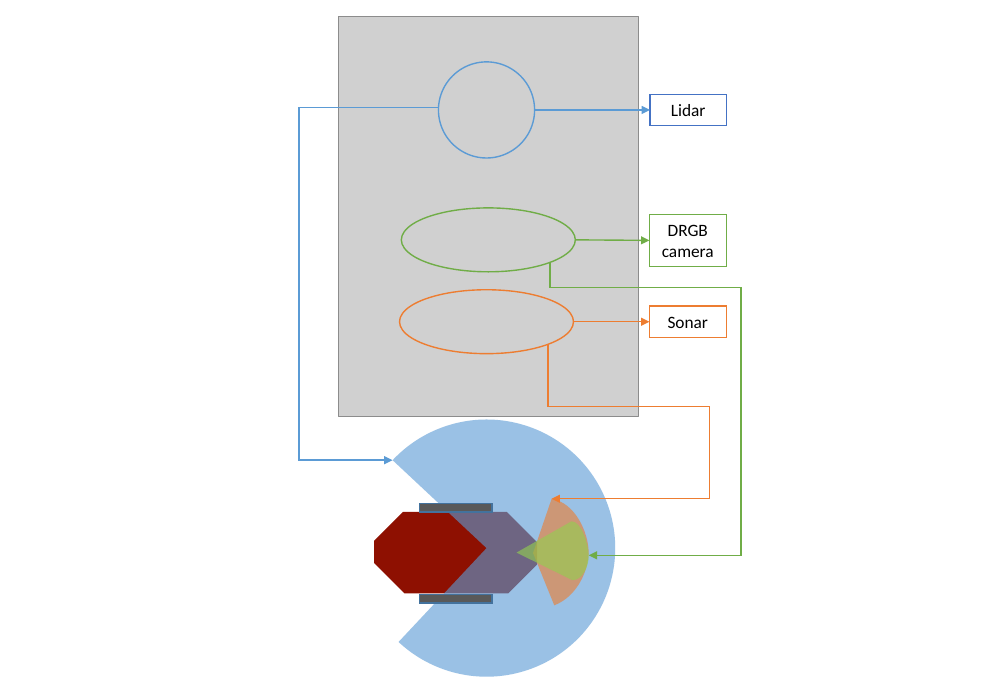
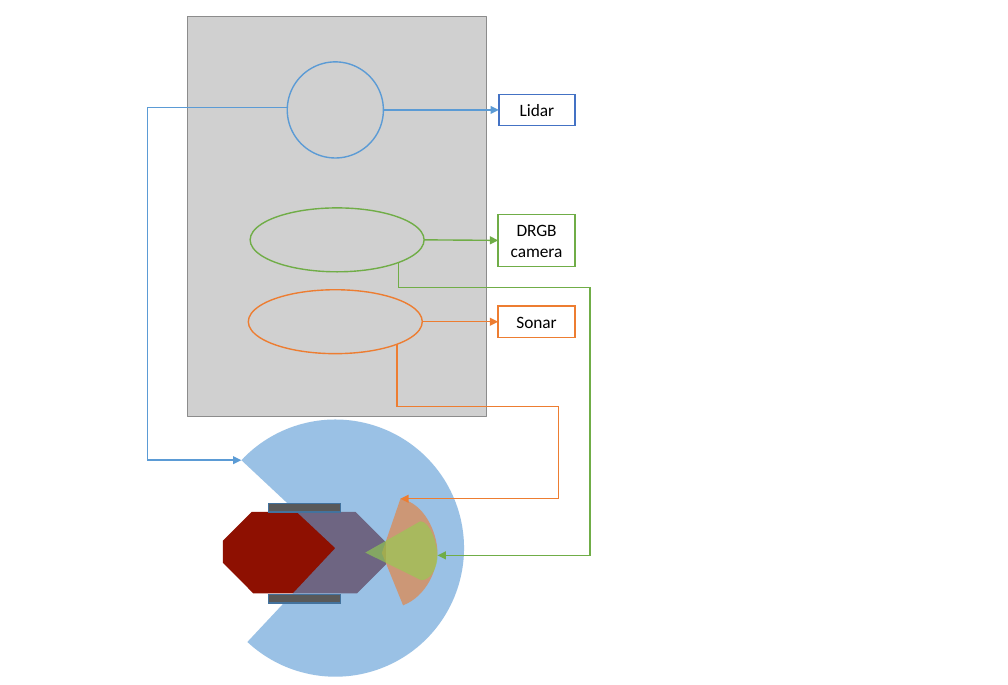
Before and after one commit to Jeffrey28/Multi_agent_search, a slide deck: slide 3 of Paper/IE/figures/exp_setup.pptx. Drawn at 1008x685 pixels with LibreOffice and Linux fonts; fonts in the diff are those of the drawing; grey boxes stand for pictures. Boxes give left, top, right and bottom in pixels: in the first picture for what was removed or moved away, otherwise in the second. Text is boxed around its words. In the diff, an @@ line names an element or a change of style, - is before the commit and + after.

```diff
--- a/Paper/IE/figures/exp_setup.pptx
+++ b/Paper/IE/figures/exp_setup.pptx
@@ 5 rectangles, 3 ellipses, 3 arrows, 3 elbow arrows, 2 freeform shapes, 1 picture, 1 pie slice (boxed as its full ellipse), 1 snip diag rect: place and size @@
-5 rectangles, 3 ellipses, 3 arrows, 3 elbow arrows, 2 freeform shapes, 1 picture, 1 pie slice (boxed as its full ellipse), 1 snip diag rect at <box>299,17,741,685</box>
+5 rectangles, 3 ellipses, 3 arrows, 3 elbow arrows, 2 freeform shapes, 1 picture, 1 pie slice (boxed as its full ellipse), 1 snip diag rect at <box>148,17,590,685</box>
```
Also in this commit, not shown: 2 other slides changed, 2 slides added, 1 slide removed, 37 other files.
